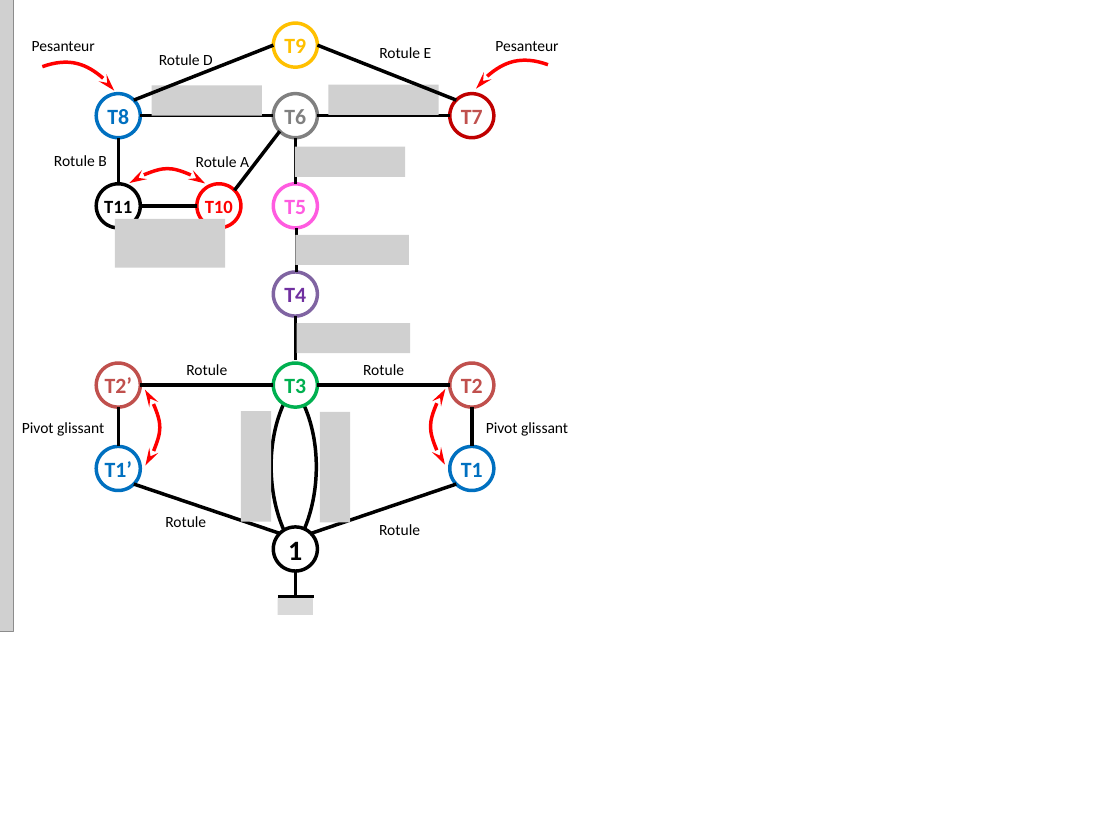
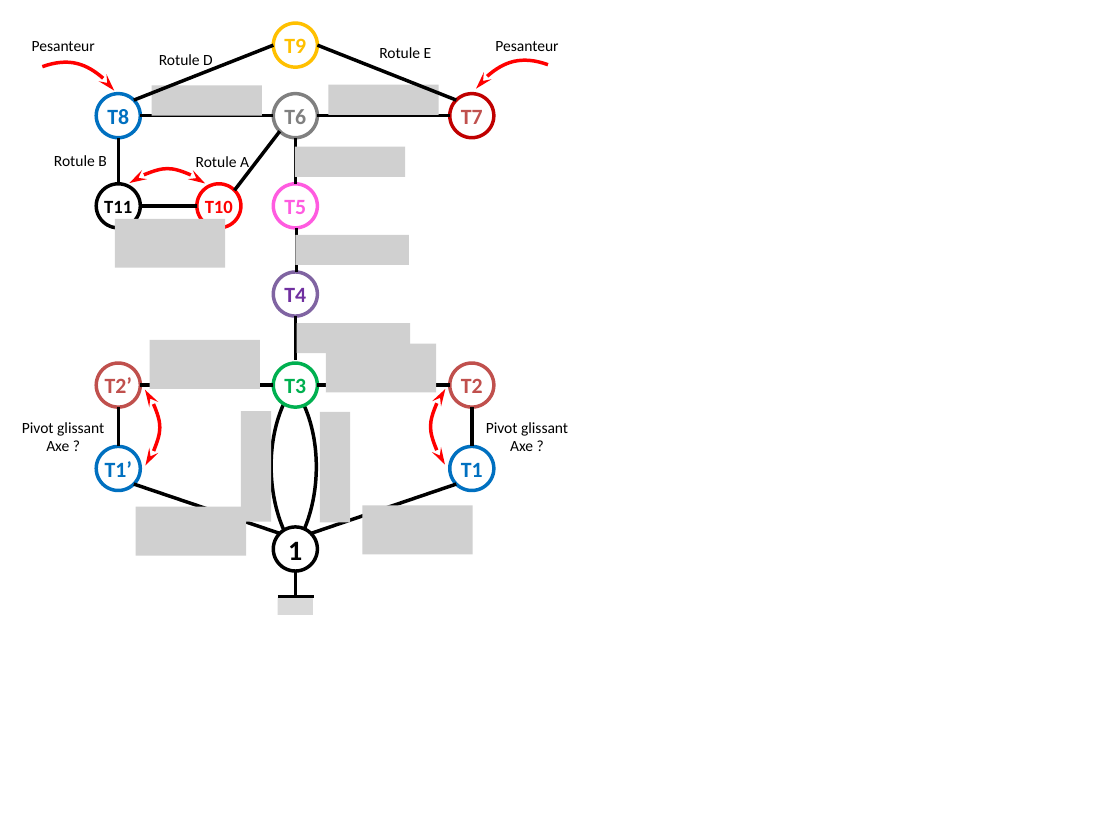
Before and after one commit to xpessoles/Cy_06_PSI_Energetique, a slide deck: slide 2 of Chapitre_01_Energetique/Cy_06_01_Application_03_AscBateau/images/Figures.pptx. Drawn at 1120x840 pixels with LibreOffice and Linux fonts; fonts in the diff are those of the drawing; grey boxes stand for pictures; background and template pictures are left out. Boxes give left, top, right and bottom in pixels: in the first picture for what was removed or moved away, otherwise in the second. Text is boxed around its words. In the diff, an @@ line names an element or a change of style, - is before the commit and + after.

```diff
--- a/Chapitre_01_Energetique/Cy_06_01_Application_03_AscBateau/images/Figures.pptx
+++ b/Chapitre_01_Energetique/Cy_06_01_Application_03_AscBateau/images/Figures.pptx
@@ picture removed at (0,0,12,632) @@
@@ picture added at (150,339,261,389) @@
@@ picture added at (326,344,437,393) @@
@@ text removed at (186,364,227,375) @@
-Rotule
@@ text removed at (363,364,404,375) @@
-Rotule
@@ text at (46,441,69,451): paragraph added @@
+Axe ?
@@ text at (510,441,533,451): paragraph added @@
+Axe ?
@@ picture added at (136,506,246,556) @@
@@ picture added at (363,505,474,554) @@
@@ text removed at (165,516,206,527) @@
-Rotule
@@ text removed at (379,524,420,535) @@
-Rotule
```
Also in this commit, not shown: 1 other file.
